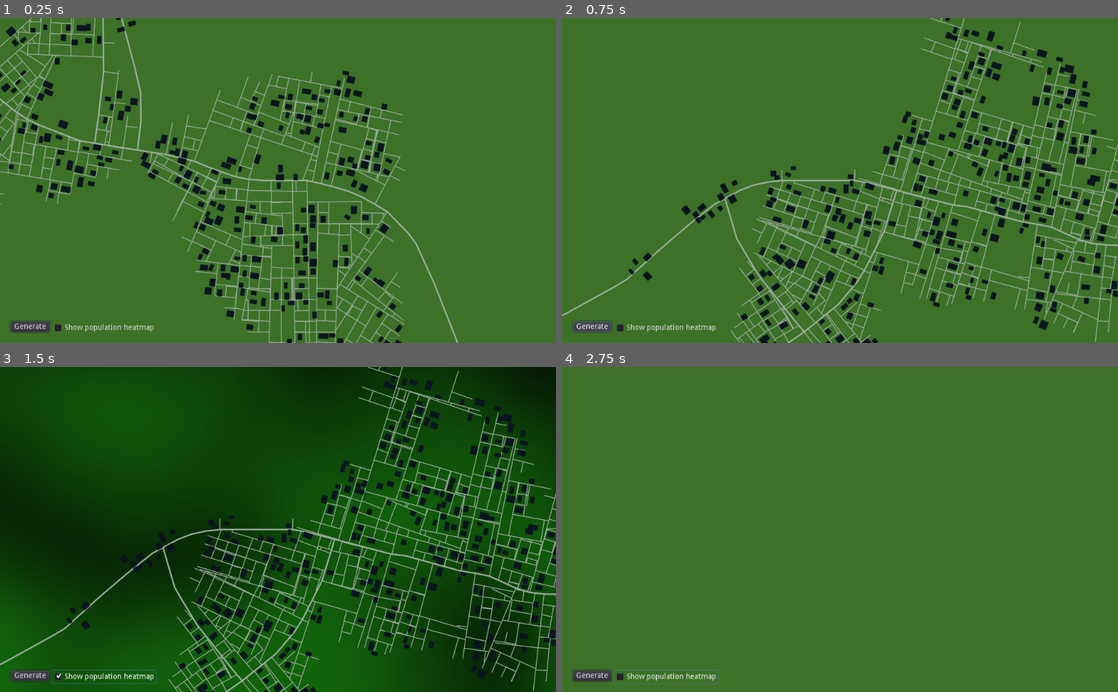
Above: before the commit, frames 1-4 (two rows, left to right).
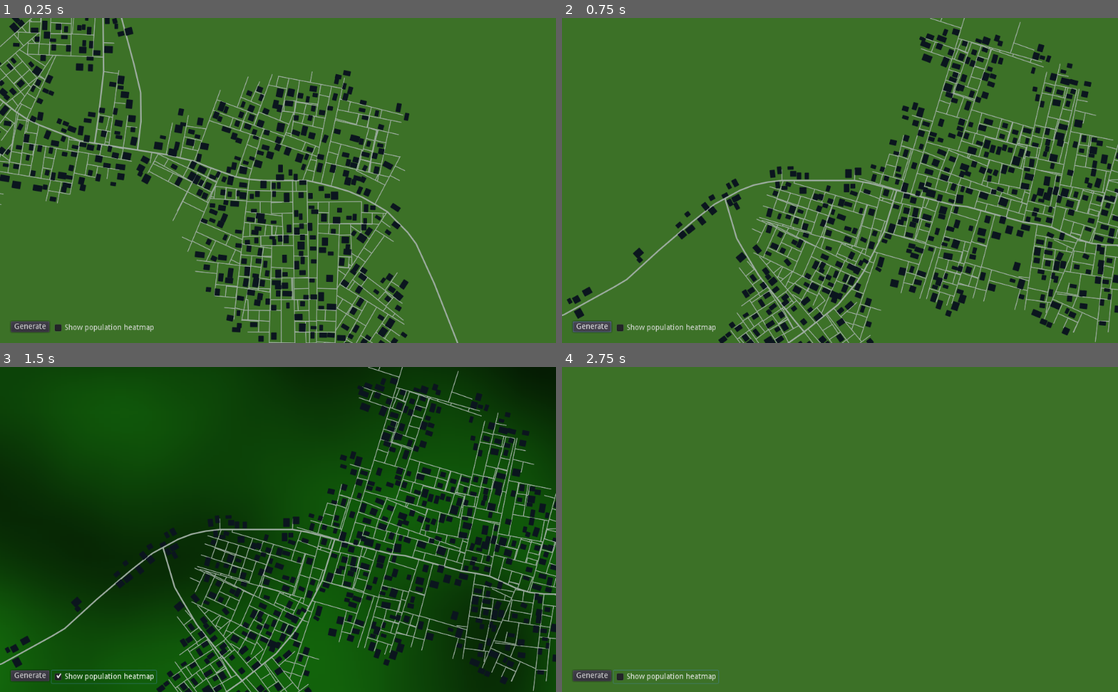
Above: after the commit, the same moments.

Repository: t-mw/citygen-godot
Game: Godot game, scene res://main.tscn
Same seed, same stepped clock (60 frames per second), same inputs: the game is played once before the commit and once after it.
Inputs (mouse positions are in pixels of both pictures, inside the frame that each line leads up to):
- Up to frame 1 (0.25 s): no input
- Up to frame 2 (0.75 s): click "Generate" at 0.5 s
- Up to frame 3 (1.5 s): click "Show population heatmap" at 1.25 s
- Up to frame 4 (2.75 s): tap Enter at 2 s; move the mouse to (962, 513) at 2.02 s; hold Right (ui_right) from 2.03 s (still down); click (962, 513) at 2.17 s

The runs differ from the first frame. In frame 1, 11% of the frame differs, in the area x 0-74%, y 0-100%; in frame 2, 13%, in the area x 0-100%, y 0-100%; in frame 3, 11%; in frame 4, nothing differs.

Commit message:
Add comments

Diff:
--- a/scripts/city_gen.gd
+++ b/scripts/city_gen.gd
@@ -1,21 +1,38 @@
+# A GDScript implementation of the city generation algorithm from https://github.com/t-mw/citygen
+
 extends Node2D
 
+# generate this number of segments - a higher limit produces larger networks
+const SEGMENT_COUNT_LIMIT := 2000
+# a segment branching off at a 90 degree angle from an existing segment can vary its direction by +/- this amount
 const BRANCH_ANGLE_DEVIATION := 3.0 # degrees
+# a segment continuing straight ahead from an existing segment can vary its direction by +/- this amount
 const STRAIGHT_ANGLE_DEVIATION := 15.0 # degrees
-const MINIMUM_INTERSECTION_DEVIATION := 30 # degrees
+# segments are allowed to intersect if they have a large enough difference in direction - this helps enforce grid-like networks
+const MINIMUM_INTERSECTION_DEVIATION := 30.0 # degrees
+# try to produce 'normal' segments with this length if possible
 const DEFAULT_SEGMENT_LENGTH := 300 # world units
+# try to produce 'highway' segments with this length if possible
 const HIGHWAY_SEGMENT_LENGTH := 400 # world units
+# each 'normal' segment has this probability of producing a branching segment
 const DEFAULT_BRANCH_PROBABILITY := 0.4
+# each 'highway' segment has this probability of producing a branching segment
 const HIGHWAY_BRANCH_PROBABILITY := 0.05
+# only place 'normal' segments when the population is high enough
+const NORMAL_BRANCH_POPULATION_THRESHOLD := 0.1
+# only place 'highway' segments when the population is high enough
 const HIGHWAY_BRANCH_POPULATION_THRESHOLD := 0.1
-const NORMAL_BRANCH_POPULATION_THRESHOLD := 0.1
+# delay branching from 'highways' by this amount to prevent them from being blocked by 'normal' segments
 const NORMAL_BRANCH_TIME_DELAY_FROM_HIGHWAY := 5
-const SEGMENT_COUNT_LIMIT := 2000
-const ROAD_SNAP_DISTANCE := 50 # world units
-
+# allow a segment to intersect with an existing segment within this distance
+const MAX_SNAP_DISTANCE := 50 # world units
+
+# select every nth segment to place buildings around - a lower period produces denser building placement
+const BUILDING_SEGMENT_PERIOD := 5
+# the number of buildings to generate per selected segment
 const BUILDING_COUNT_PER_SEGMENT := 10
+# the maximum distance that a building can be placed from a selected segment
 const MAX_BUILDING_DISTANCE_FROM_SEGMENT := 400.0 # world units
-const BUILDING_PLACEMENT_LOOP_LIMIT := 3
 
 func random_branch_angle() -> float:
     return Math.random_angle(BRANCH_ANGLE_DEVIATION)
@@ -118,7 +135,7 @@
         if action_priority <= 3:
             # current segment's start must have been checked to have been created.
             # other segment's start must have a corresponding end.
-            if segment.end.distance_squared_to(other.end) <= ROAD_SNAP_DISTANCE * ROAD_SNAP_DISTANCE:
+            if segment.end.distance_squared_to(other.end) <= MAX_SNAP_DISTANCE * MAX_SNAP_DISTANCE:
                 action_priority = 3
                 action = LocalConstraintsSnapAction.new(other, other.end)
 
@@ -127,7 +144,7 @@
             if Math.is_point_in_segment_range(segment.end, other.start, other.end):
                 var intersection := Geometry.get_closest_point_to_segment_2d(segment.end, other.start, other.end)
                 var distance_squared := segment.end.distance_squared_to(intersection)
-                if distance_squared < ROAD_SNAP_DISTANCE * ROAD_SNAP_DISTANCE:
+                if distance_squared < MAX_SNAP_DISTANCE * MAX_SNAP_DISTANCE:
                     action_priority = 2
                     action = LocalConstraintsIntersectionRadiusAction.new(other, intersection)
 
@@ -270,11 +287,11 @@
         var t := NORMAL_BRANCH_TIME_DELAY_FROM_HIGHWAY if self.previous_segment.metadata.highway else 0
         return self.segment(direction, DEFAULT_SEGMENT_LENGTH, t, SegmentMetadata.new())
 
-const SEGMENT_STEP := 10
+const BUILDING_PLACEMENT_LOOP_LIMIT := 3
 func generate_buildings(segments: Array) -> Array:
     var buildings = []
 
-    for i in range(0, len(segments), SEGMENT_STEP):
+    for i in range(0, len(segments), BUILDING_SEGMENT_PERIOD):
         var segment: Segment = segments[i]
 
         for _b in range(0, BUILDING_COUNT_PER_SEGMENT):
--- a/scripts/heatmap.gd
+++ b/scripts/heatmap.gd
@@ -1,3 +1,5 @@
+# Renders and samples a noise texture, used to simulate the effects of population on city growth
+
 extends Sprite
 
 onready var noise: OpenSimplexNoise = texture.noise
--- a/scripts/main.gd
+++ b/scripts/main.gd
@@ -1,3 +1,5 @@
+# Coordinates the generation and drawing of road segments and buildings
+
 extends Node2D
 
 const CityGen = preload("res://scripts/city_gen.gd")
